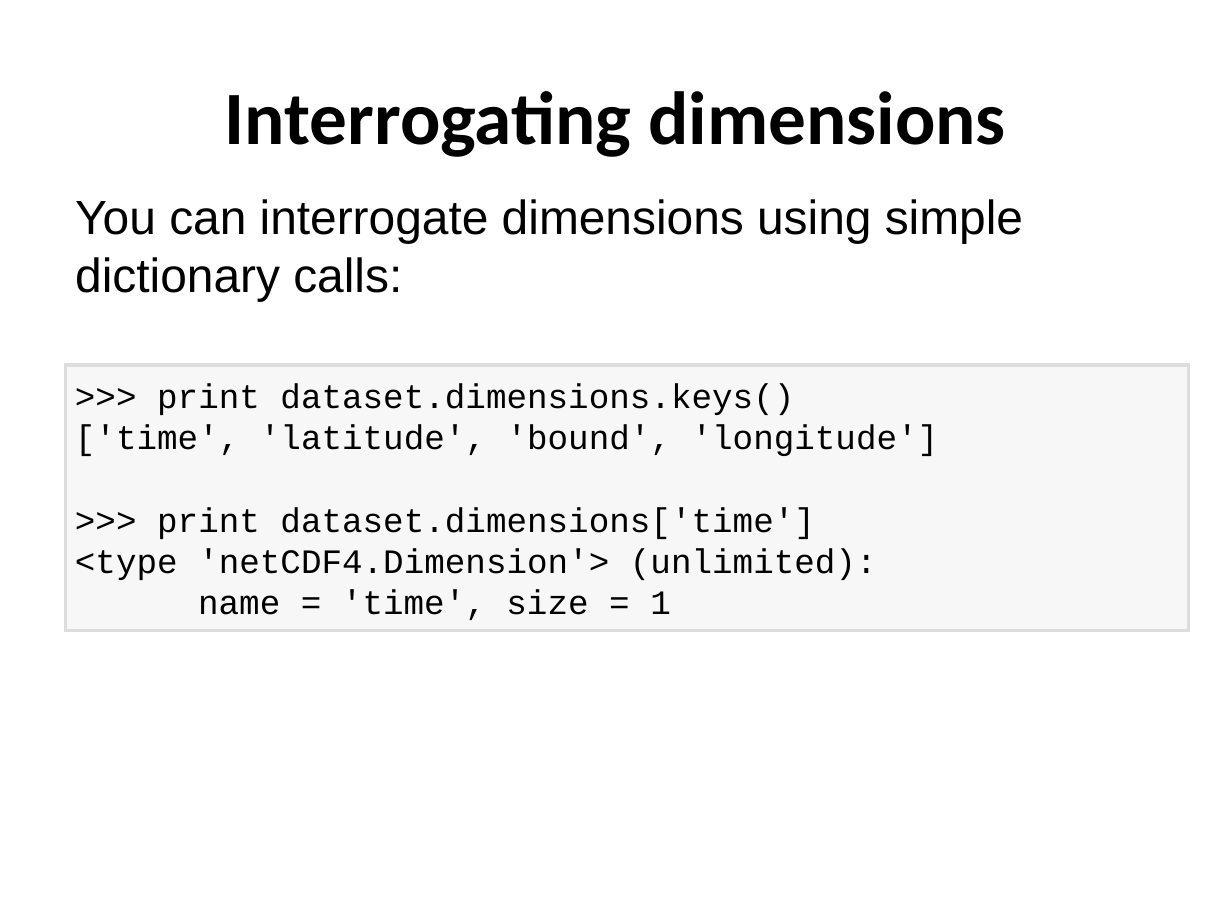
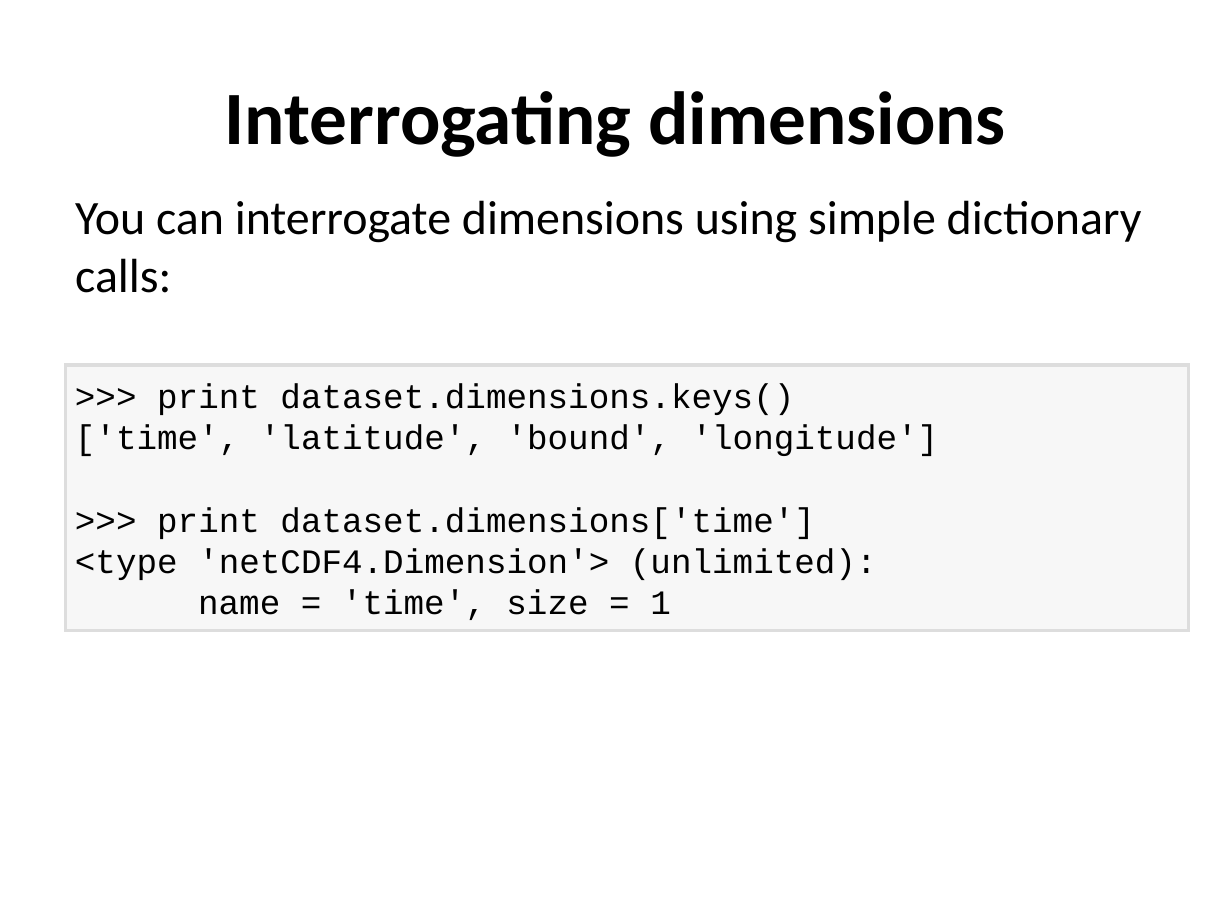
Before and after one commit to ncasuk/ncas-isc, a slide deck: slide 5 of python/presentations/read_write_data/10_read_netcdf_python.ppt. Drawn at 1232x924 pixels with LibreOffice and Linux fonts; fonts in the diff are those of the drawing; background and template pictures are left out. Boxes give left, top, right and bottom in pixels: in the first picture for what was removed or moved away, otherwise in the second. Text is boxed around its words. In the diff, an @@ line names an element or a change of style, - is before the commit and + after.

Commit message:
Updated first 4 learning Python and set style for presentations

```diff
--- a/python/presentations/read_write_data/10_read_netcdf_python.ppt
+++ b/python/presentations/read_write_data/10_read_netcdf_python.ppt
@@ text "You can interrogate dimensions using ..." at (75,200,1142,293): font Arial to Calibri @@
```
Also in this commit, not shown: 8 other slides changed, 8 other files.
